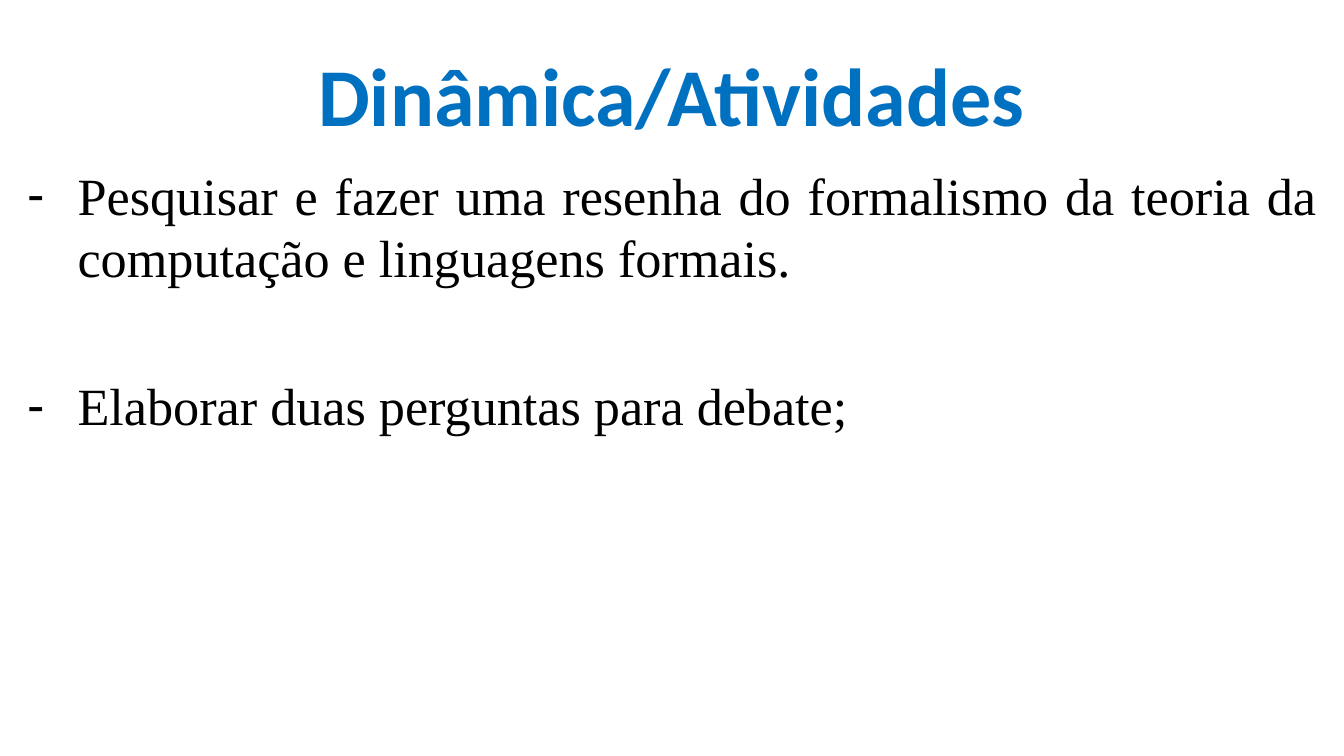
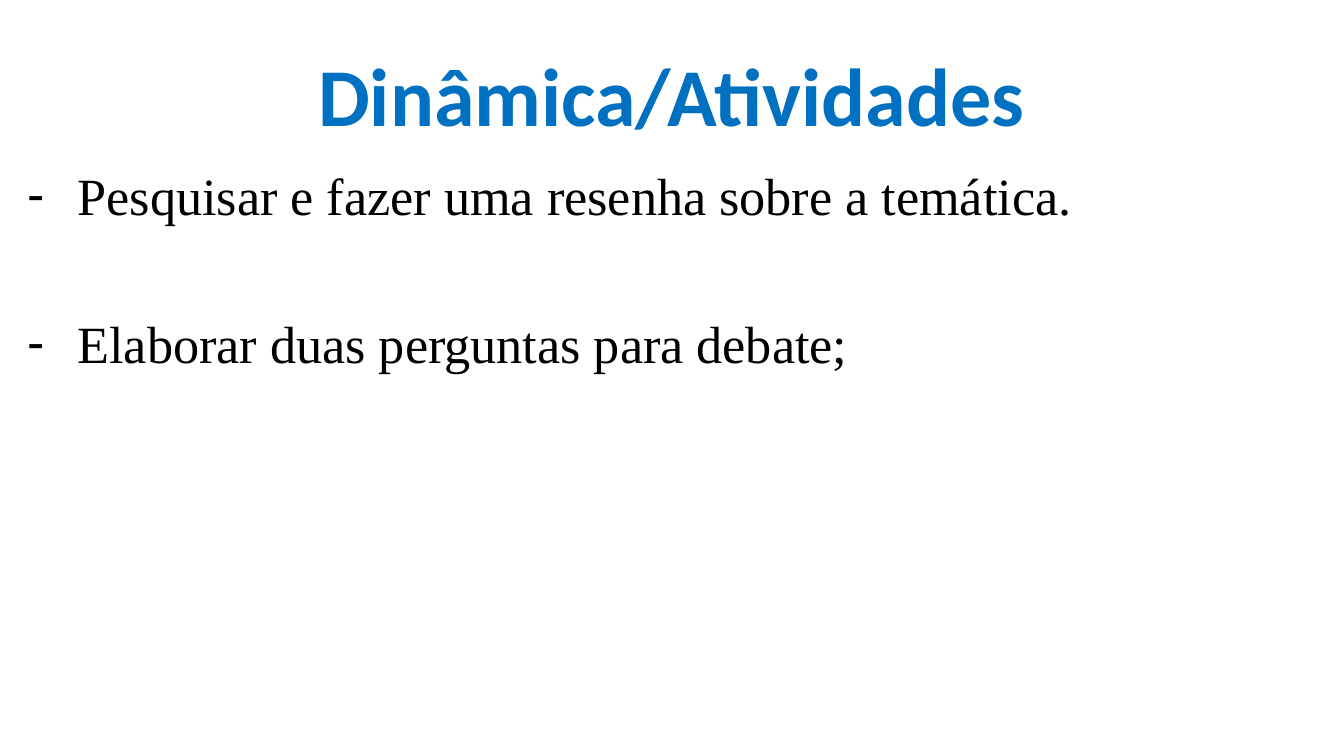
Before and after one commit to CloudEducationBrazil/WydenTeoriaCompiladores, a slide deck: slide 21 of 01 Classes/Aula 03 Teoria de Compiladores - Linguagens de programação.pptx (slide 7 before the commit). Drawn at 1344x756 pixels with LibreOffice and Linux fonts; fonts in the diff are those of the drawing; background and template pictures are left out. Boxes give left, top, right and bottom in pixels: in the first picture for what was removed or moved away, otherwise in the second. Text is boxed around its words. In the diff, an @@ line names an element or a change of style, - is before the commit and + after.

Commit message:
Aula 03 Teoria de compiladores 21092022

```diff
--- a/01 Classes/Aula 03 Teoria de Compiladores - Linguagens de programação.pptx
+++ b/01 Classes/Aula 03 Teoria de Compiladores - Linguagens de programação.pptx
@@ text at (78,178,1072,226): text changed @@
-– Pesquisar e fazer uma resenha do formalismo da teoria da computação e linguagens formais.
+– Pesquisar e fazer uma resenha sobre a temática.
```
Also in this commit, not shown: 5 other slides changed, 14 slides added.
